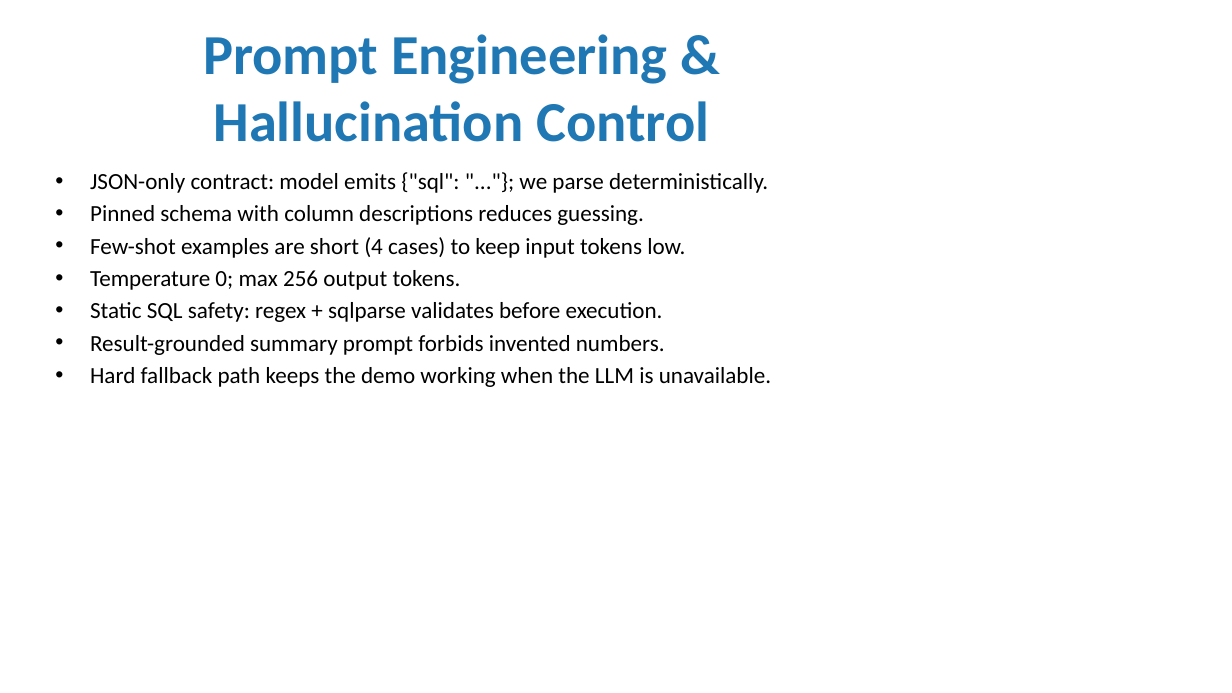
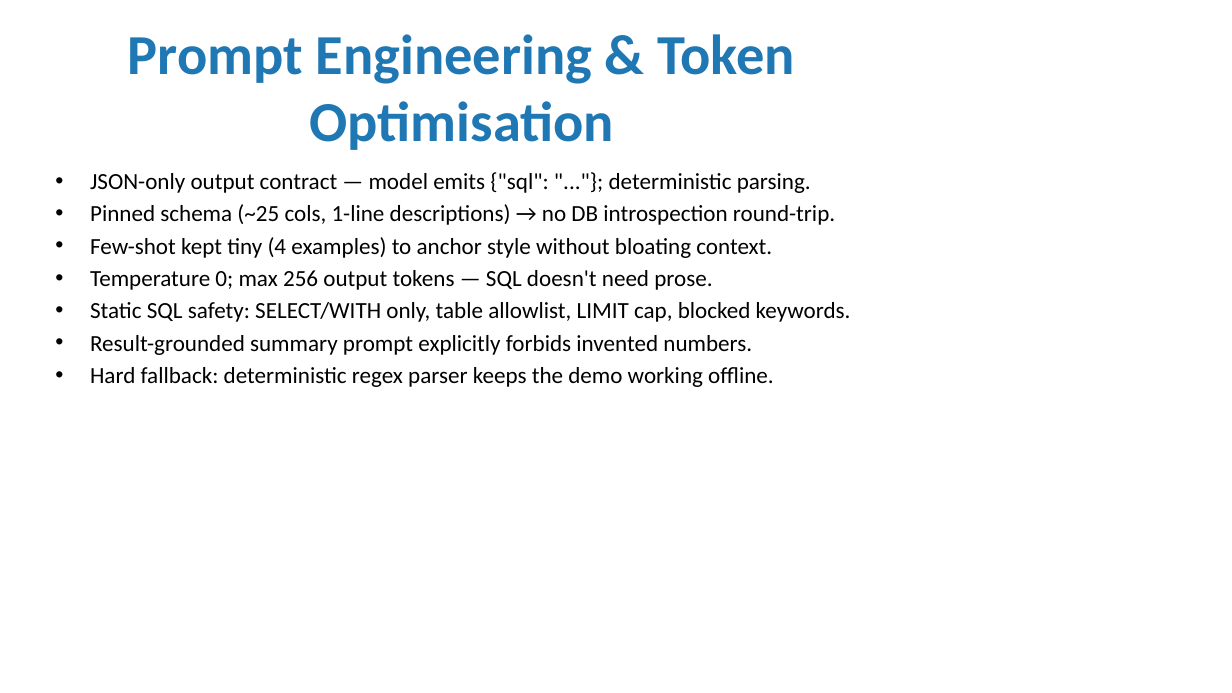
Before and after one commit to ashwani-dhayal/credit-risk-platform, a slide deck: slide 15 of documents/presentation.pptx (slide 11 before the commit). Drawn at 1232x693 pixels with LibreOffice and Linux fonts; fonts in the diff are those of the drawing. Boxes give left, top, right and bottom in pixels: in the first picture for what was removed or moved away, otherwise in the second. Text is boxed around its words. In the diff, an @@ line names an element or a change of style, - is before the commit and + after.

```diff
--- a/documents/presentation.pptx
+++ b/documents/presentation.pptx
@@ title at (128,34,795,150): text changed @@
-Prompt Engineering & Hallucination Control
+Prompt Engineering & Token Optimisation
@@ text at (90,172,851,387): text changed @@
-• JSON-only contract: model emits {"sql": "..."}; we parse deterministically.
-• Pinned schema with column descriptions reduces guessing.
-• Few-shot examples are short (4 cases) to keep input tokens low.
-• Temperature 0; max 256 output tokens.
-• Static SQL safety: regex + sqlparse validates before execution.
-• Result-grounded summary prompt forbids invented numbers.
-• Hard fallback path keeps the demo working when the LLM is unavailable.
+• JSON-only output contract — model emits {"sql": "..."}; deterministic parsing.
+• Pinned schema (~25 cols, 1-line descriptions) → no DB introspection round-trip.
+• Few-shot kept tiny (4 examples) to anchor style without bloating context.
+• Temperature 0; max 256 output tokens — SQL doesn't need prose.
+• Static SQL safety: SELECT/WITH only, table allowlist, LIMIT cap, blocked keywords.
+• Result-grounded summary prompt explicitly forbids invented numbers.
+• Hard fallback: deterministic regex parser keeps the demo working offline.
```
Also in this commit, not shown: 8 other slides changed, 10 slides added, 6 slides removed, 11 other files.
